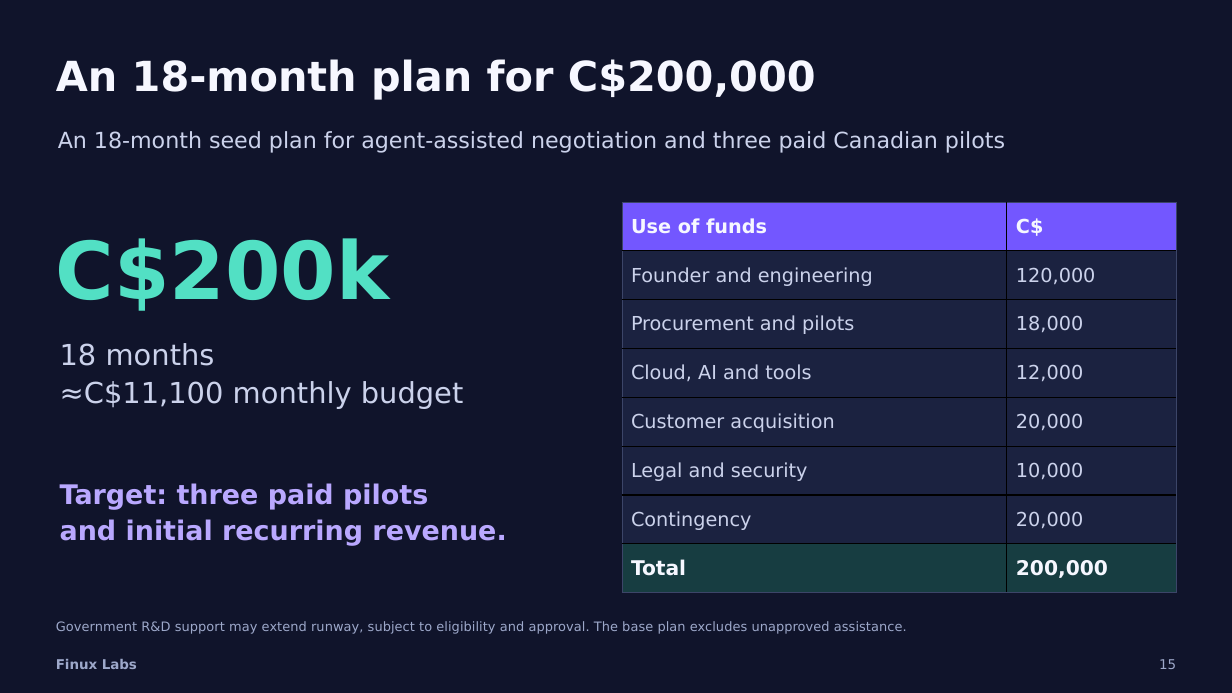
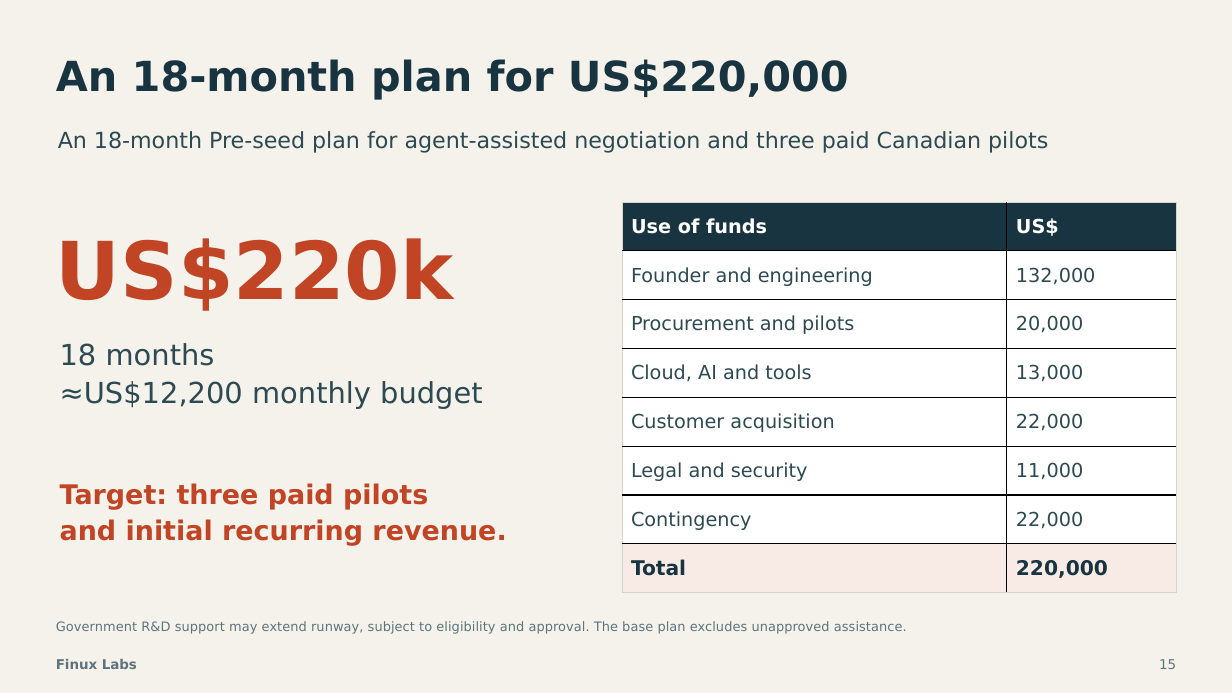
Before and after one commit to finuxlabs/FinuxLabs.github.io, a slide deck: slide 15 of docs/publish/pitch-agentic-procurement/Finux-Labs-Procurement-AI-Pitch-15-Slides.pptx. Drawn at 1232x693 pixels with LibreOffice and Linux fonts; fonts in the diff are those of the drawing. Boxes give left, top, right and bottom in pixels: in the first picture for what was removed or moved away, otherwise in the second. Text is boxed around its words. In the diff, an @@ line names an element or a change of style, - is before the commit and + after.

Commit message:
Update procurement pitch deck to USk Pre-seed and USD pricing across HTML, PDF, and PPTX

```diff
--- a/docs/publish/pitch-agentic-procurement/Finux-Labs-Procurement-AI-Pitch-15-Slides.pptx
+++ b/docs/publish/pitch-agentic-procurement/Finux-Labs-Procurement-AI-Pitch-15-Slides.pptx
@@ background #10142B to #F4F2EB @@
@@ text at [56, 59, 849, 100]: text changed; text colour #F6F7FF to #183440 @@
-An 18-month plan for C$200,000
+An 18-month plan for US$220,000
@@ text at [58, 131, 1048, 153]: text changed; text colour #CBD2EB to #2D4A53 @@
-An 18-month seed plan for agent-assisted negotiation and three paid Canadian pilots
+An 18-month Pre-seed plan for agent-assisted negotiation and three paid Canadian pilots
@@ table at [622, 202, 1177, 593] @@
-row 1, column 2: C$
+row 1, column 2: US$
-row 2, column 2: 120,000
+row 2, column 2: 132,000
-row 3, column 2: 18,000
+row 3, column 2: 20,000
-row 4, column 2: 12,000
+row 4, column 2: 13,000
-row 5, column 2: 20,000
+row 5, column 2: 22,000
-row 6, column 2: 10,000
+row 6, column 2: 11,000
-row 7, column 2: 20,000
+row 7, column 2: 22,000
-row 8, column 2: 200,000
+row 8, column 2: 220,000
@@ fill #7357FF to #183440 in row 1 @@
@@ fill #1B2240 to #FFFFFF in 12 cells @@
@@ fill #173D41 to #F8EBE6 in row 8 @@
@@ text colour #F6F7FF to #FFFFFF in "Use of funds" @@
@@ text colour #CBD2EB to #2D4A53 in "Founder and engineering", "Procurement and pilots", "Cloud, AI and tools", "Customer acquisition" and 2 more places @@
@@ text colour #F6F7FF to #183440 in "Total" @@
@@ borders changed @@
@@ text at [56, 238, 453, 311]: text changed; text colour #52E0C4 to #C14424 @@
-C$200k
+US$220k
@@ text at [60, 343, 215, 366]: text colour #CBD2EB to #2D4A53 in "18 months" @@
@@ text at [60, 381, 482, 409]: text changed; text colour #CBD2EB to #2D4A53 @@
-≈C$11,100 monthly budget
+≈US$12,200 monthly budget
@@ text "Target: three paid pilots" at [60, 483, 506, 546]: text colour #B9A8FF to #C14424 @@
@@ text colour #9DA8CA to #5E747C in 3 elements at [56, 659, 137, 669], [1159, 659, 1176, 669], [56, 621, 907, 634] @@
```
Also in this commit, not shown: 15 other slides changed, 2 other files.
